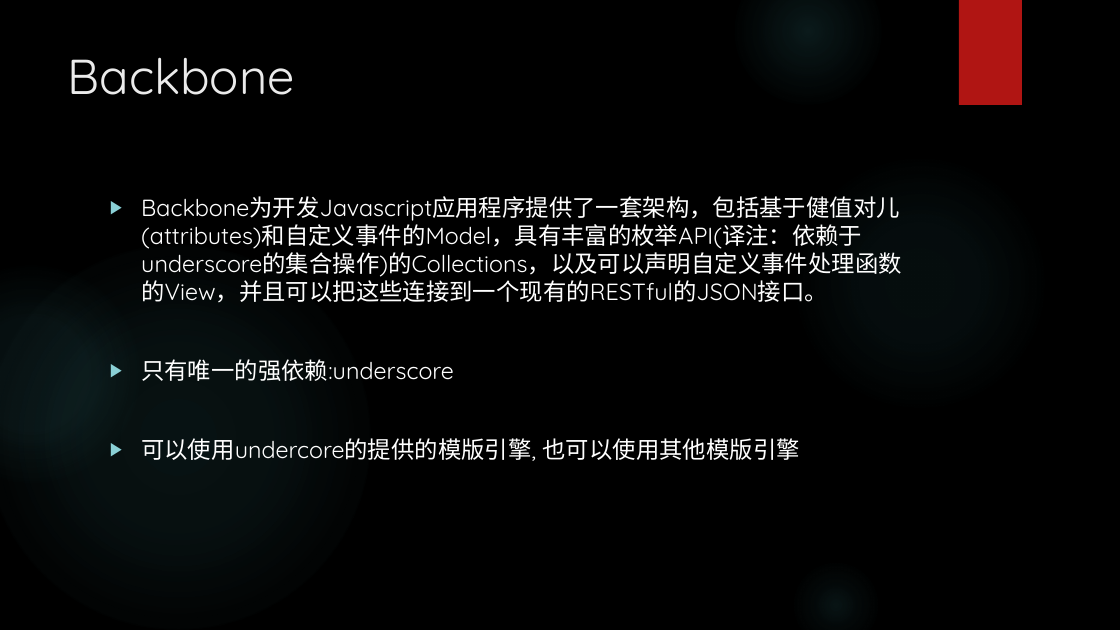
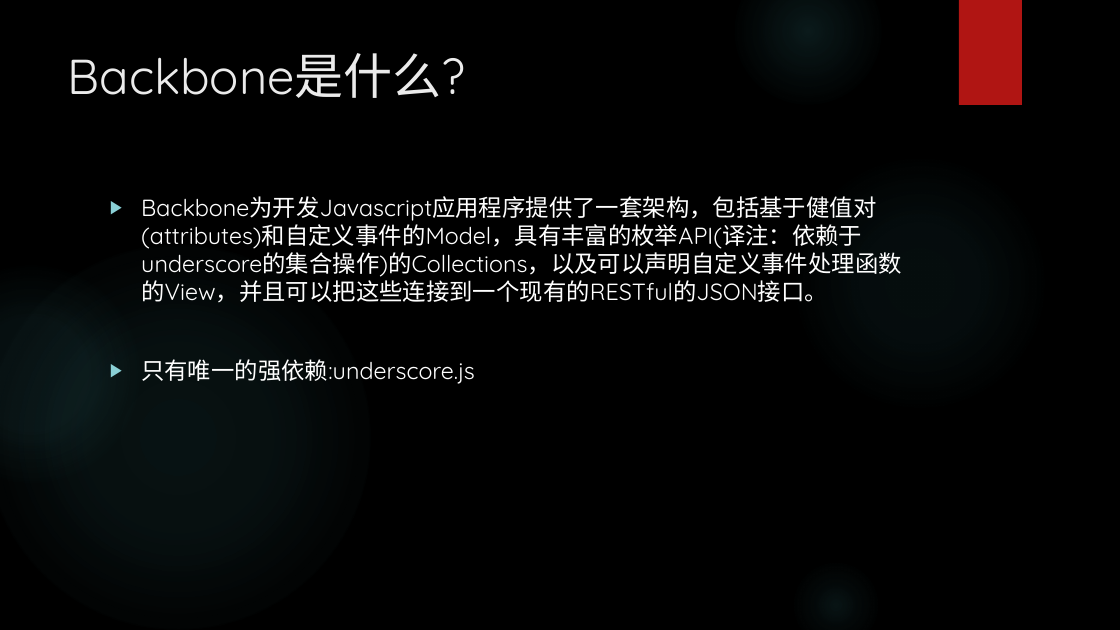
Before and after one commit to erichua23/prj, a slide deck: slide 27 of jsmvc/docs/Frontend MVC(EricHua).pptx (slide 23 before the commit). Drawn at 1120x630 pixels with LibreOffice and Linux fonts; fonts in the diff are those of the drawing; background and template pictures are left out. Boxes give left, top, right and bottom in pixels: in the first picture for what was removed or moved away, otherwise in the second. Text is boxed around its words. In the diff, an @@ line names an element or a change of style, - is before the commit and + after.

Commit message:
finish ppt

```diff
--- a/jsmvc/docs/Frontend MVC(EricHua).pptx
+++ b/jsmvc/docs/Frontend MVC(EricHua).pptx
@@ title at [68, 53, 466, 98]: text changed @@
-Backbone
+Backbone是什么?
@@ text at [141, 196, 902, 384]: text changed @@
-▶ Backbone为开发Javascript应用程序提供了一套架构，包括基于健值对儿(attributes)和自定义事件的Model，具有丰富的枚举API(译注：依赖于underscore的集合操作)的Collections，以及可以声明自定义事件处理函数的View，并且可以把这些连接到一个现有的RESTful的JSON接口。
-▶ 只有唯一的强依赖:underscore
-▶ 可以使用undercore的提供的模版引擎, 也可以使用其他模版引擎
+▶ Backbone为开发Javascript应用程序提供了一套架构，包括基于健值对(attributes)和自定义事件的Model，具有丰富的枚举API(译注：依赖于underscore的集合操作)的Collections，以及可以声明自定义事件处理函数的View，并且可以把这些连接到一个现有的RESTful的JSON接口。
+▶ 只有唯一的强依赖:underscore.js
```
Also in this commit, not shown: 18 other slides changed, 29 slides added, 19 slides removed.
